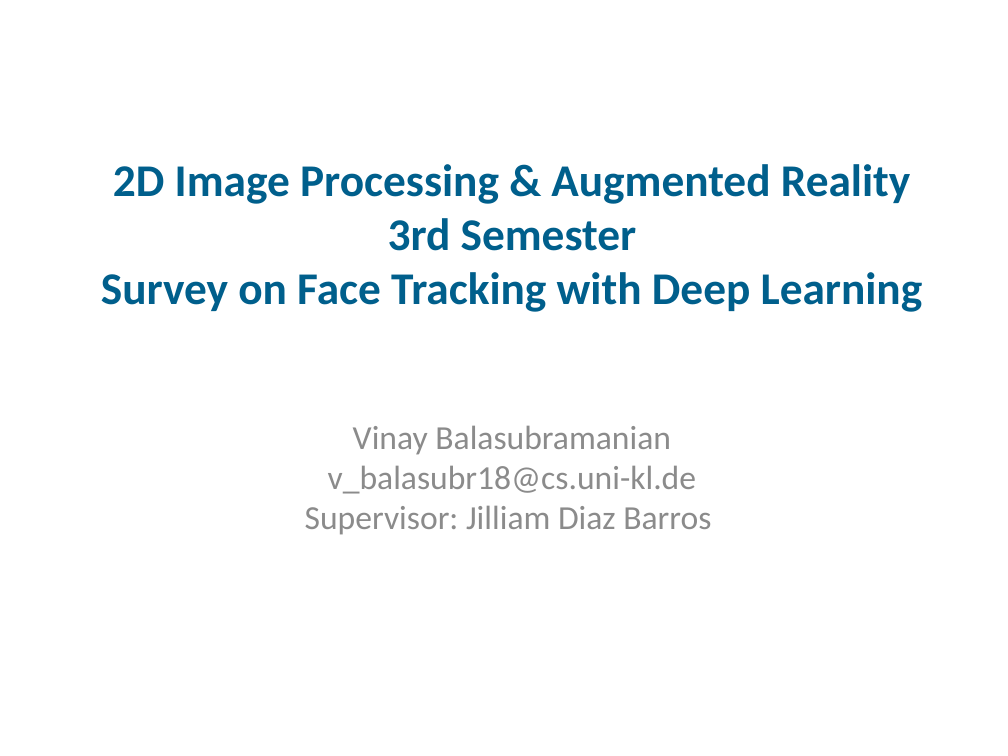
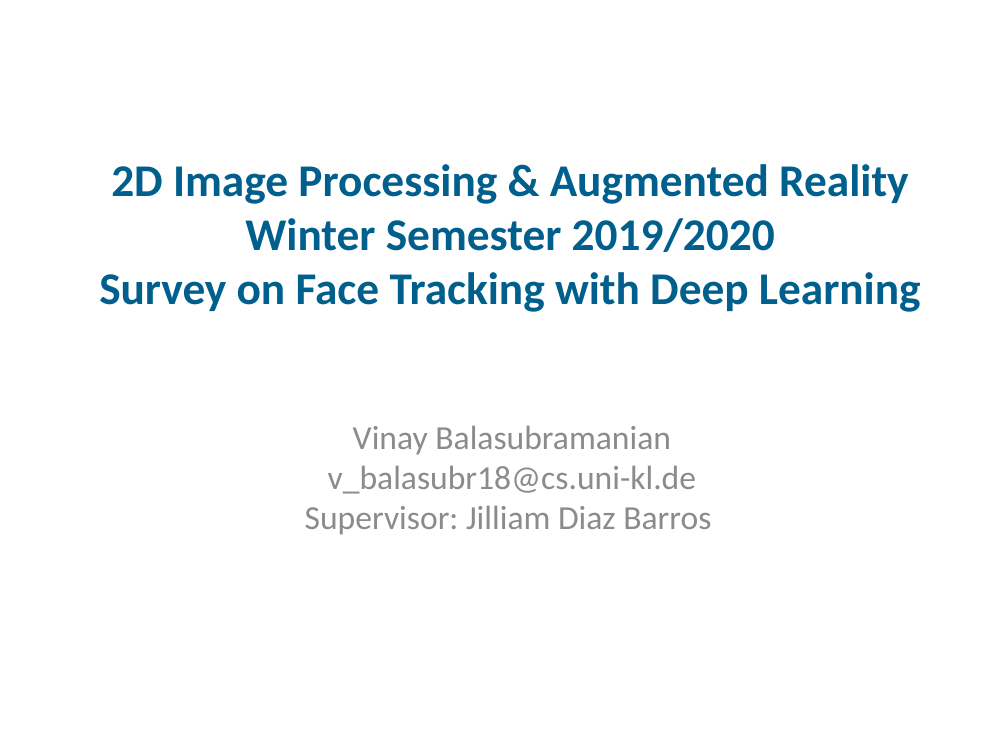
Before and after one commit to vinayb1012/2DIP_Seminar, a slide deck: slide 1 of Slides/my_slides.pptx. Drawn at 1008x756 pixels with LibreOffice and Linux fonts; fonts in the diff are those of the drawing; background and template pictures are left out. Boxes give left, top, right and bottom in pixels: in the first picture for what was removed or moved away, otherwise in the second. Text is boxed around its words. In the diff, an @@ line names an element or a change of style, - is before the commit and + after.

```diff
--- a/Slides/my_slides.pptx
+++ b/Slides/my_slides.pptx
@@ title at [99, 164, 921, 312]: text changed @@
-2D Image Processing & Augmented Reality
-3rd Semester
-Survey on Face Tracking with Deep Learning
+2D Image Processing & Augmented Reality
+Winter Semester 2019/2020
+Survey on Face Tracking with Deep Learning
```
Also in this commit, not shown: 4 other slides changed, 2 other files.
